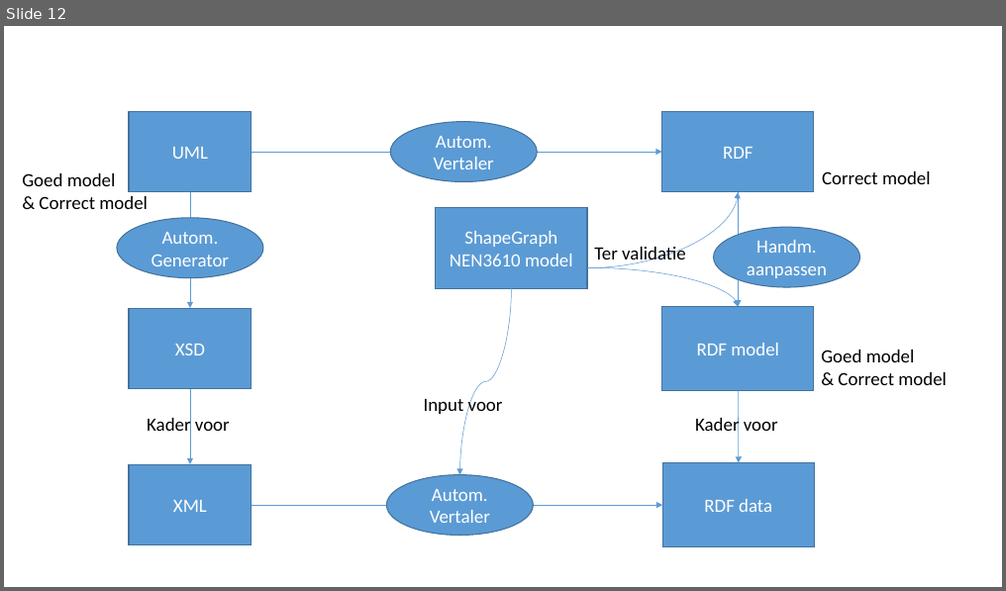
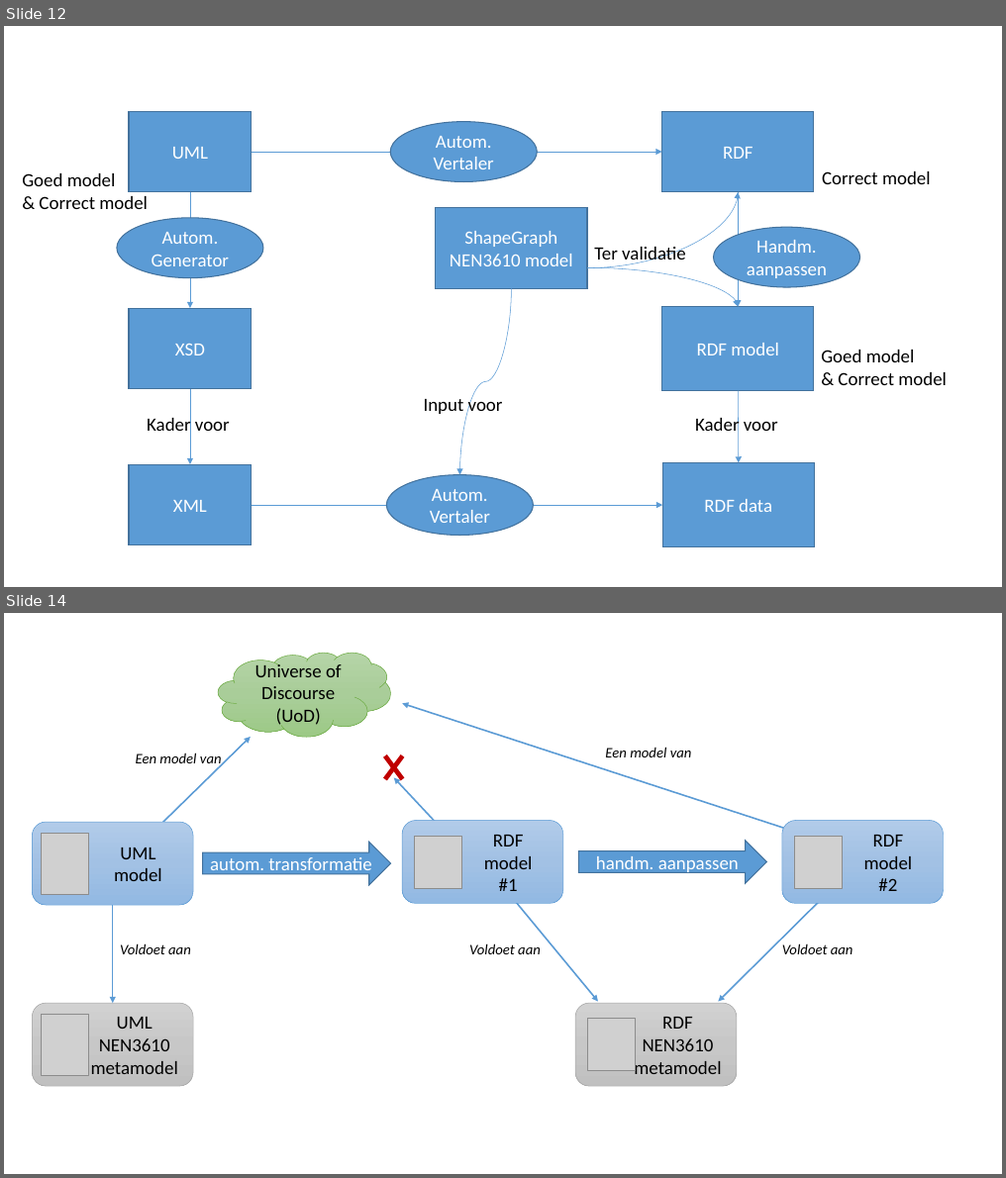
Before and after one commit to Geonovum/NEN3610-Linkeddata, a slide deck: Presentations/NEN3610 SKOS-OWL-SHACL.pptx. Shown one above the other, each under a label of ours: slide 12 before the commit, slides 12 and 14 after it; the slides between them are not shown. The pictures are 1006x591 and 1006x1178 pixels, drawn with LibreOffice and Linux fonts; fonts in the diff are those of the drawing; grey boxes stand for pictures. Boxes give left, top, right and bottom in pixels: in the first picture for what was removed or moved away, otherwise in the second. Text is boxed around its words. In the diff, an @@ line names an element or a change of style, - is before the commit and + after.

Commit message:
Transformatiedoel tekst toegevoegd

```diff
--- a/Presentations/NEN3610 SKOS-OWL-SHACL.pptx
+++ b/Presentations/NEN3610 SKOS-OWL-SHACL.pptx
@@ slide 14 added at (x1=4, y1=613, x2=1002, y2=1174), background #FFFFFF @@
@@ thought cloud added at (x1=218, y1=653, x2=391, y2=737), fill gradient #B5D5A7 to #AACE9A to #9CC987, outline #70AD47 0.5 pt, 18 pt, text #000000 @@
+Universe of Discourse
+(UoD)
@@ arrow added from (857, 852) to (402, 703), #5B9BD5 1.5 pt @@
@@ arrow added from (122, 862) to (251, 737), #5B9BD5 1.5 pt @@
@@ text added at (x1=136, y1=753, x2=222, y2=767), 14 pt, text #000000, italic @@
+Een model van
@@ line added from (385, 756) to (402, 779), #C00000 4.5 pt @@
@@ line added from (402, 756) to (385, 779), #C00000 4.5 pt @@
@@ text added at (x1=605, y1=747, x2=692, y2=758), 14 pt, text #000000, italic @@
+Een model van
@@ rectangle added at (x1=183, y1=765, x2=242, y2=807), fill #FFFFFF, outline #FFFFFF 1 pt @@
@@ arrow added from (474, 863) to (394, 777), #5B9BD5 1.5 pt @@
@@ rounded rectangle added at (x1=402, y1=820, x2=563, y2=903), fill gradient #B1CBE9 to #A3C1E5 to #93B9E4, outline #5B9BD5 0.5 pt, 18 pt, text #000000 @@
+RDF
+model
+#1
@@ rounded rectangle added at (x1=782, y1=820, x2=944, y2=903), fill gradient #B1CBE9 to #A3C1E5 to #93B9E4, outline #5B9BD5 0.5 pt, 18 pt, text #000000 @@
+RDF
+model
+#2
@@ rounded rectangle added at (x1=33, y1=822, x2=193, y2=905), fill gradient #B1CBE9 to #A3C1E5 to #93B9E4, outline #5B9BD5 0.5 pt, 18 pt, text #000000 @@
+UML
+model
@@ picture added at (x1=42, y1=833, x2=88, y2=894) @@
@@ right arrow added at (x1=202, y1=842, x2=390, y2=885), fill #5B9BD5, outline #43739E 1 pt, 18 pt, text #FFFFFF @@
+autom. transformatie
@@ picture added at (x1=414, y1=836, x2=462, y2=888) @@
@@ right arrow added at (x1=579, y1=841, x2=767, y2=884), fill #5B9BD5, outline #43739E 1 pt, 18 pt, text #FFFFFF @@
+handm. aanpassen
@@ picture added at (x1=794, y1=836, x2=842, y2=888) @@
@@ arrow added from (483, 862) to (598, 1001), #5B9BD5 1.5 pt @@
@@ arrow added from (857, 863) to (718, 1001), #5B9BD5 1.5 pt @@
@@ arrow added from (113, 905) to (113, 1003), #5B9BD5 1.5 pt @@
@@ text added at (x1=120, y1=944, x2=191, y2=955), 14 pt, text #000000, italic @@
+Voldoet aan
@@ text added at (x1=469, y1=944, x2=541, y2=955), 14 pt, text #000000, italic @@
+Voldoet aan
@@ text added at (x1=782, y1=944, x2=853, y2=955), 14 pt, text #000000, italic @@
+Voldoet aan
@@ rounded rectangle added at (x1=33, y1=1003, x2=193, y2=1086), fill gradient #D2D2D2 to #C8C8C8 to #C0C0C0, outline #A5A5A5 0.5 pt, 18 pt, text #000000 @@
+UML NEN3610
+metamodel
@@ picture added at (x1=42, y1=1014, x2=88, y2=1075) @@
@@ rounded rectangle added at (x1=575, y1=1003, x2=737, y2=1086), fill gradient #D2D2D2 to #C8C8C8 to #C0C0C0, outline #A5A5A5 0.5 pt, 18 pt, text #000000 @@
+RDF
+NEN3610
+metamodel
@@ picture added at (x1=587, y1=1019, x2=635, y2=1071) @@
```
Also in this commit, not shown: 3 other slides added, 4 other files.
